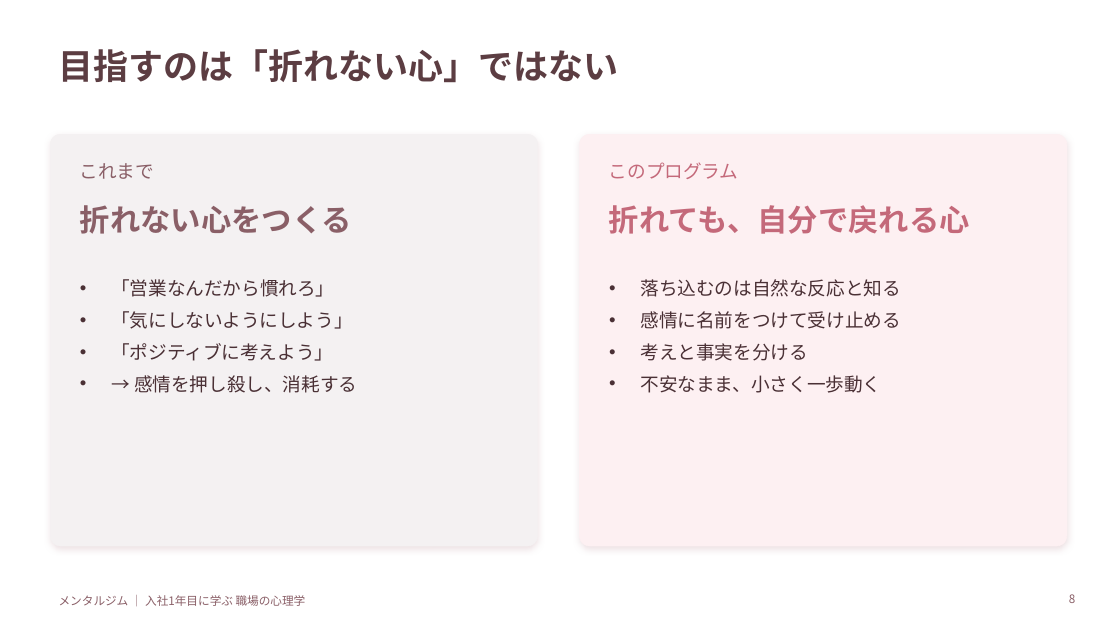
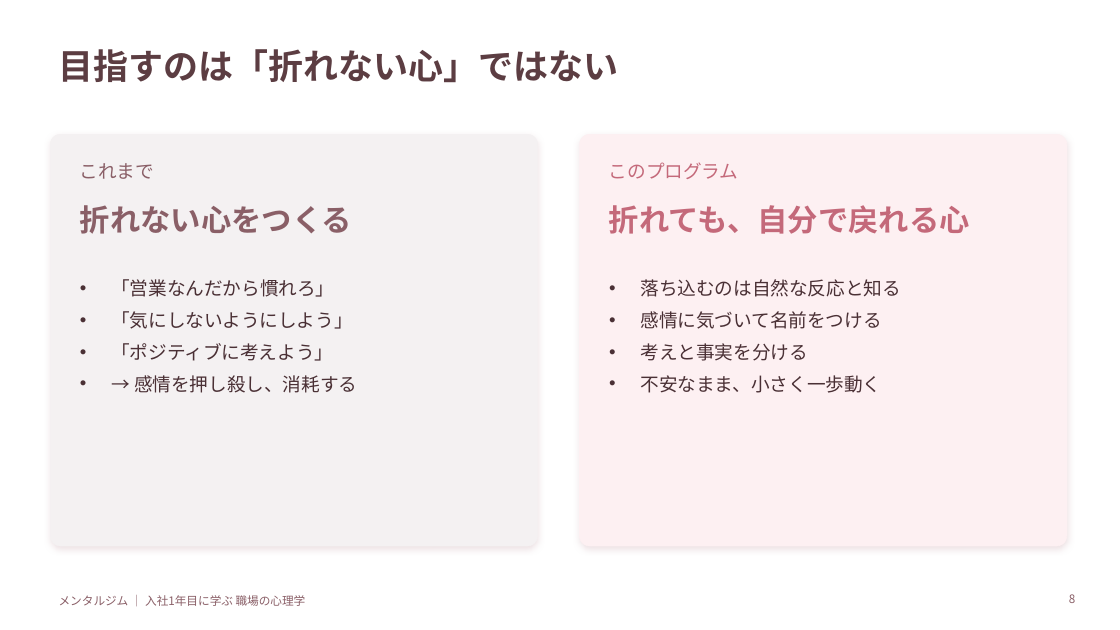
Before and after one commit to cocorest/mentalgym, a slide deck: slide 8 of programs/newcomer-first-year/slides/01_本研修_入社1年目に学ぶ職場の心理学.pptx. Drawn at 1120x630 pixels with LibreOffice and Linux fonts; fonts in the diff are those of the drawing. Boxes give left, top, right and bottom in pixels: in the first picture for what was removed or moved away, otherwise in the second. Text is boxed around its words. In the diff, an @@ line names an element or a change of style, - is before the commit and + after.

```diff
--- a/programs/newcomer-first-year/slides/01_本研修_入社1年目に学ぶ職場の心理学.pptx
+++ b/programs/newcomer-first-year/slides/01_本研修_入社1年目に学ぶ職場の心理学.pptx
@@ text at [641,311,882,329]: text changed @@
-• 感情に名前をつけて受け止める
+• 感情に気づいて名前をつける
```
Also in this commit, not shown: 7 other slides changed, 9 other files.
